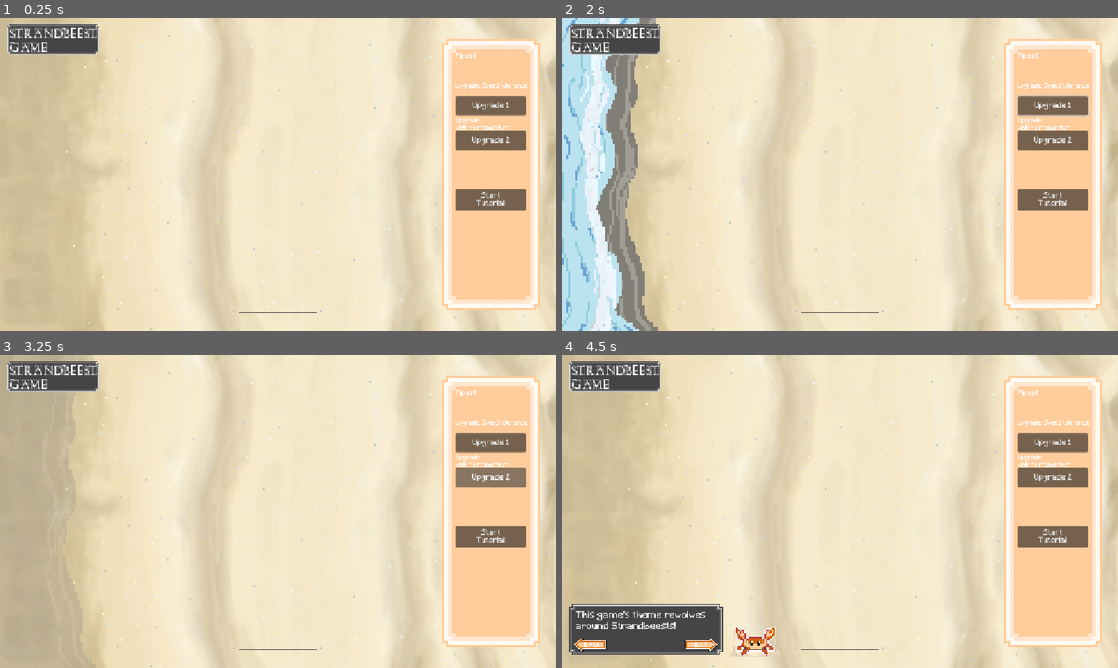
Above: before the commit, frames 1-4 (two rows, left to right).
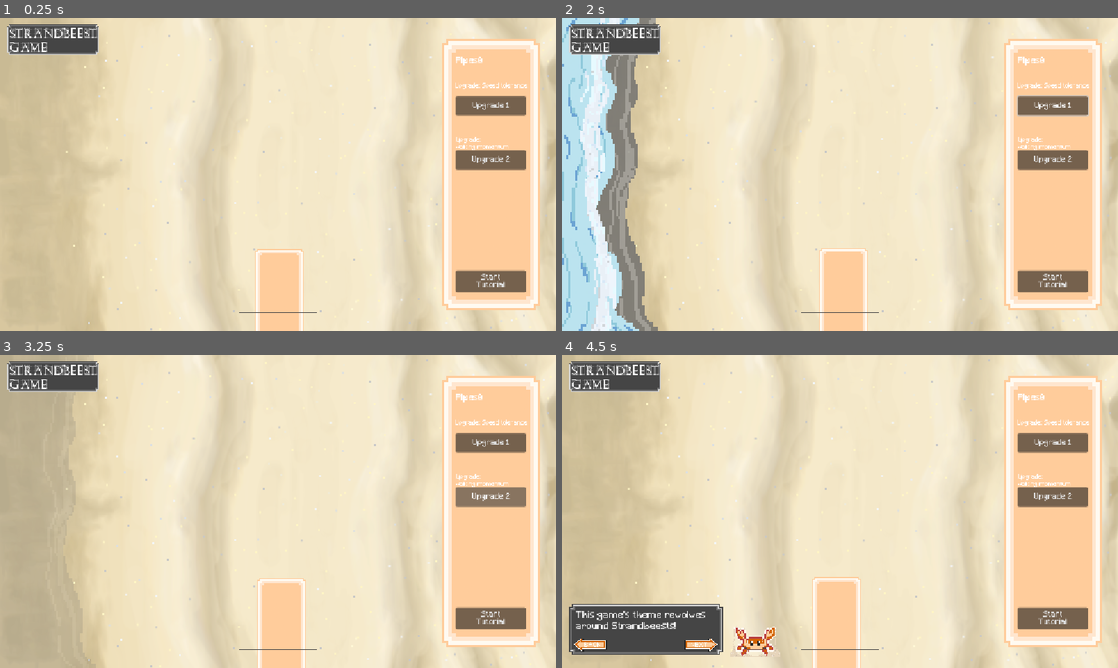
Above: after the commit, the same moments.

Repository: ArifD2286/Strandbeest-Game
Game: Godot game, scene res://Game.tscn
The game is run twice, just before and just after one commit, with the same random seed, the same clock (stepped at 60 frames per second) and the same inputs.
Inputs (mouse positions are in pixels of both pictures, inside the frame that each line leads up to):
- Up to frame 1 (0.25 s): no input
- Up to frame 2 (2 s): click "Upgrade 1" at 0.5 s; tap Enter at 1.25 s; move the mouse to (962, 158) at 1.27 s; hold Right from 1.28 s (still down); tap Space (shooting, bound only after the commit) at 1.35 s; click (962, 158) at 1.42 s
- Up to frame 3 (3.25 s): release Right at 2 s; drag from (166, 527) to (250, 574) at 2.02 s; click "Upgrade 2" at 2.75 s
- Up to frame 4 (4.5 s): click "Start Tutorial" at 3.5 s; click (701, 646) at 4.25 s

The runs differ from the first frame. In frame 1, 5.7% of the frame differs, in the area x 45-95%, y 11-100%; in frame 2, 5.7%; in frame 3, 5.8%; in frame 4, 5.9%.

Commit message:
Update 3.3
Changes:
- Continued working on the player animation mechanics (having different animations for when the assigned button is either pressed, released, or idle state)

Diff:
--- a/strandbeest-game/Game.tscn
+++ b/strandbeest-game/Game.tscn
@@ -293,6 +293,7 @@
 [node name="Cloud1" type="Sprite2D" parent="Player" unique_id=1635146725]
 texture_filter = 1
 position = Vector2(576, 608)
+texture = ExtResource("21_y5ctq")
 script = ExtResource("16_wuoie")
 
 [node name="Cloud2" type="Sprite2D" parent="Player" unique_id=246961204]
@@ -324,6 +325,7 @@
 animation = &"Crab Idle"
 
 [node name="CollisionShape2D" type="CollisionShape2D" parent="Crab (narrator)" unique_id=2120320153]
+position = Vector2(-400, -570)
 shape = SubResource("RectangleShape2D_s33ni")
 
 [node name="UI" type="CanvasLayer" parent="." unique_id=180538813]
@@ -348,9 +350,9 @@
 [node name="Upgrade 2" type="Button" parent="UI" unique_id=1708285578]
 texture_filter = 1
 offset_left = 944.0
-offset_top = 234.0
+offset_top = 274.0
 offset_right = 1090.0
-offset_bottom = 274.0
+offset_bottom = 314.0
 theme_override_fonts/font = ExtResource("21_bisgb")
 text = "Upgrade 2"
 
@@ -368,9 +370,9 @@
 [node name="Upg 2 Desc" type="Label" parent="UI" unique_id=664397404]
 texture_filter = 1
 offset_left = 944.0
-offset_top = 207.0
+offset_top = 247.0
 offset_right = 1112.0
-offset_bottom = 234.0
+offset_bottom = 274.0
 theme_override_fonts/font = ExtResource("21_bisgb")
 theme_override_font_sizes/font_size = 12
 text = "Upgrade:
@@ -379,11 +381,11 @@
 [node name="Pipes Amount" type="Label" parent="UI" unique_id=188482667]
 texture_filter = 1
 offset_left = 944.0
-offset_top = 72.0
+offset_top = 80.0
 offset_right = 1090.0
-offset_bottom = 97.0
-theme_override_fonts/font = ExtResource("21_bisgb")
-theme_override_font_sizes/font_size = 14
+offset_bottom = 105.0
+theme_override_fonts/font = ExtResource("21_bisgb")
+theme_override_font_sizes/font_size = 18
 text = "Pipes: 0"
 script = ExtResource("23_w7ht3")
 
@@ -446,9 +448,9 @@
 texture_filter = 1
 layout_mode = 0
 offset_left = 944.0
-offset_top = 354.0
+offset_top = 523.0
 offset_right = 1090.0
-offset_bottom = 399.0
+offset_bottom = 568.0
 theme_override_fonts/font = ExtResource("21_bisgb")
 text = "Start
 Tutorial"
--- a/strandbeest-game/cloud_1.gd
+++ b/strandbeest-game/cloud_1.gd
@@ -3,26 +3,47 @@
 # Notes:
 # Similar mechanics to the waves, each layer would have its own movement script so that it has the "fluffy" effect,
 # this adds realism instead of just 1 static cloud design.
-# But it would also have similar mechanicsto the wave_back.gd, the [_state]
+# But it would also have similar mechanicsto the wave_back.gd, the [_state].
 
-@export var radius: float = 4.0
-@export var cycle_seconds: float = 3.0
+@onready var player = get_parent()
+
+@export var radius: float = 10.0
+@export var charging_radius: float = 5.0
+@export var burst_radius: float = 20.0
+@export var cycle_seconds: float = 5.0
+@export var charging_seconds: float = 1.0
+@export var burst_seconds: float = 3.0
 @export var phase_offset: float = 0.0
 
 var _rest_position: Vector2
 var _omega: float
 var _t: float
 
+
 func _ready() -> void:
 	_t = phase_offset
-	_omega = TAU / cycle_seconds
-	# The [position] is the sprite's starting point and making it equal to [_rest_position] it would store both x and y values in vector form.
+	# The [position] is the sprite's starting point and making it equal to [_rest_position]
+	# it would store both x and y values in vector form.
 	_rest_position = position
 
+
 func _process(delta: float) -> void:
-	_t += delta
-	# Since [_rest_position] is a vector, we want to only take the x or y value in the equation,
-	# so we can add either [.x] or [.y] behind the [_rest_position].
-	# This works similarly to [position.x] or [position.y] where the .x or .y would state which part of the coordinate we want.
-	position.x = _rest_position.x + radius * sin(_omega * _t)
-	position.y = _rest_position.y + radius * cos(_omega * _t)
+	match player._state:
+		"Idle":
+			_t += delta
+			_omega = TAU / cycle_seconds
+			# Since [_rest_position] is a vector, we want to only take the x or y value in the equation,
+			# so we can add either [.x] or [.y] behind the [_rest_position].
+			# This works similarly to [position.x] or [position.y] where the .x or .y would state which part of the coordinate we want.
+			position.x = _rest_position.x + radius * sin(_omega * _t)
+			position.y = _rest_position.y + radius * cos(_omega * _t)
+		"Charging":
+			_t = delta
+			_omega = TAU / charging_seconds
+			position.x = _rest_position.x + charging_radius * sin(_omega * _t)
+			position.y = _rest_position.y + charging_radius * cos(_omega * _t)
+		"Burst":
+			_t = delta
+			_omega = TAU / burst_seconds
+			position.x = _rest_position.x + burst_radius * sin(_omega * _t)
+			position.y = _rest_position.y + burst_radius * cos(_omega * _t)
--- a/strandbeest-game/cloud_2.gd
+++ b/strandbeest-game/cloud_2.gd
@@ -1,6 +1,8 @@
 extends Sprite2D
 
 # All notes for cloud is on cloud_1.gd
+
+@onready var player = get_parent()
 
 @export var radius: float = 5.0
 @export var cycle_seconds: float = 6.0
--- a/strandbeest-game/cloud_3.gd
+++ b/strandbeest-game/cloud_3.gd
@@ -1,6 +1,8 @@
 extends Sprite2D
 
 # All notes for cloud is on cloud_1.gd
+
+@onready var player = get_parent()
 
 @export var radius: float = 4.0
 @export var cycle_seconds: float = 3.0
--- a/strandbeest-game/player.gd
+++ b/strandbeest-game/player.gd
@@ -1,5 +1,24 @@
 extends CharacterBody2D
 
-func _physics_process(delta):
+@export var burst_duration: float = 4
+
+var _state: String = "Idle"
+var _t: float = 0.0
+var reset_time: float
+
+
+func _ready() -> void:
+	_t = burst_duration
+	reset_time = 2
+
+
+func _process(delta: float) -> void:
 	velocity.y = 0
 	velocity.x = 0
+	_t += delta
+	if _state == "Idle" and Input.is_action_just_pressed("shooting"):
+		_state = "Charging"
+	elif _state == "Charging" and Input.is_action_just_released("shooting"):
+		_state = "Burst"
+		if _t >= reset_time:
+			_state = "Idle"
--- a/strandbeest-game/project.godot
+++ b/strandbeest-game/project.godot
@@ -28,6 +28,14 @@
 
 enabled=PackedStringArray("res://addons/godot_super-wakatime/plugin.cfg", "res://addons/script_splitter/plugin.cfg")
 
+[input]
+
+shooting={
+"deadzone": 0.2,
+"events": [Object(InputEventKey,"resource_local_to_scene":false,"resource_name":"","device":16,"window_id":0,"alt_pressed":false,"shift_pressed":false,"ctrl_pressed":false,"meta_pressed":false,"pressed":false,"keycode":0,"physical_keycode":32,"key_label":0,"unicode":0,"location":0,"echo":false,"script":null)
+]
+}
+
 [physics]
 
 3d/physics_engine="Jolt Physics"
